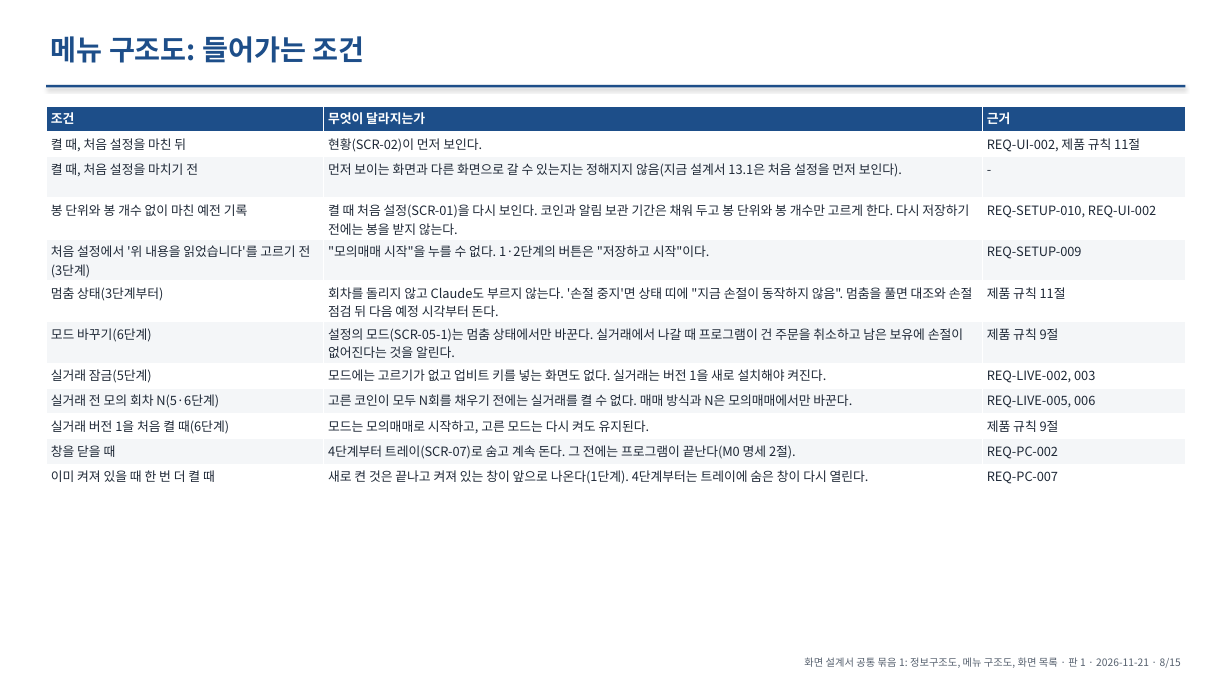
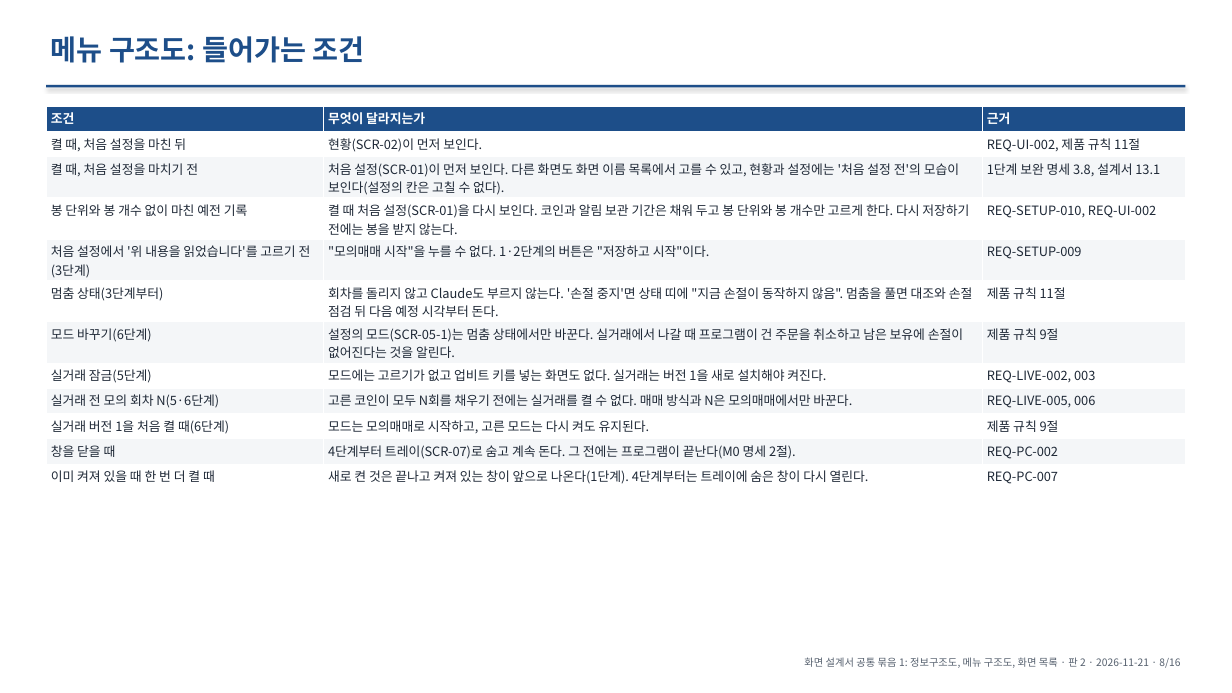
Before and after one commit to khy920723/coin-report-trader, a slide deck: slide 8 of docs/screen-design/00-common.pptx. Drawn at 1232x693 pixels with LibreOffice and Linux fonts; fonts in the diff are those of the drawing. Boxes give left, top, right and bottom in pixels: in the first picture for what was removed or moved away, otherwise in the second. Text is boxed around its words. In the diff, an @@ line names an element or a change of style, - is before the commit and + after.

```diff
--- a/docs/screen-design/00-common.pptx
+++ b/docs/screen-design/00-common.pptx
@@ table at box(46, 106, 1186, 506) @@
-row 3, column 2: 먼저 보이는 화면과 다른 화면으로 갈 수 있는지는 정해지지 않음(지금 설계서 13.1은 처음 설정을 먼저 보인다).
+row 3, column 2: 처음 설정(SCR-01)이 먼저 보인다. 다른 화면도 화면 이름 목록에서 고를 수 있고, 현황과 설정에는 '처음 설정 전'의 모습이 보인다(설정의 칸은 고칠 수 없다).
-row 3, column 3: -
+row 3, column 3: 1단계 보완 명세 3.8, 설계서 13.1
@@ text at box(804, 657, 1180, 668): text changed @@
-화면 설계서 공통 묶음 1: 정보구조도, 메뉴 구조도, 화면 목록 · 판 1 · 2026-11-21 · 8/15
+화면 설계서 공통 묶음 1: 정보구조도, 메뉴 구조도, 화면 목록 · 판 2 · 2026-11-21 · 8/16
```
Also in this commit, not shown: 14 other slides changed, 1 slide added, 1 other file.
